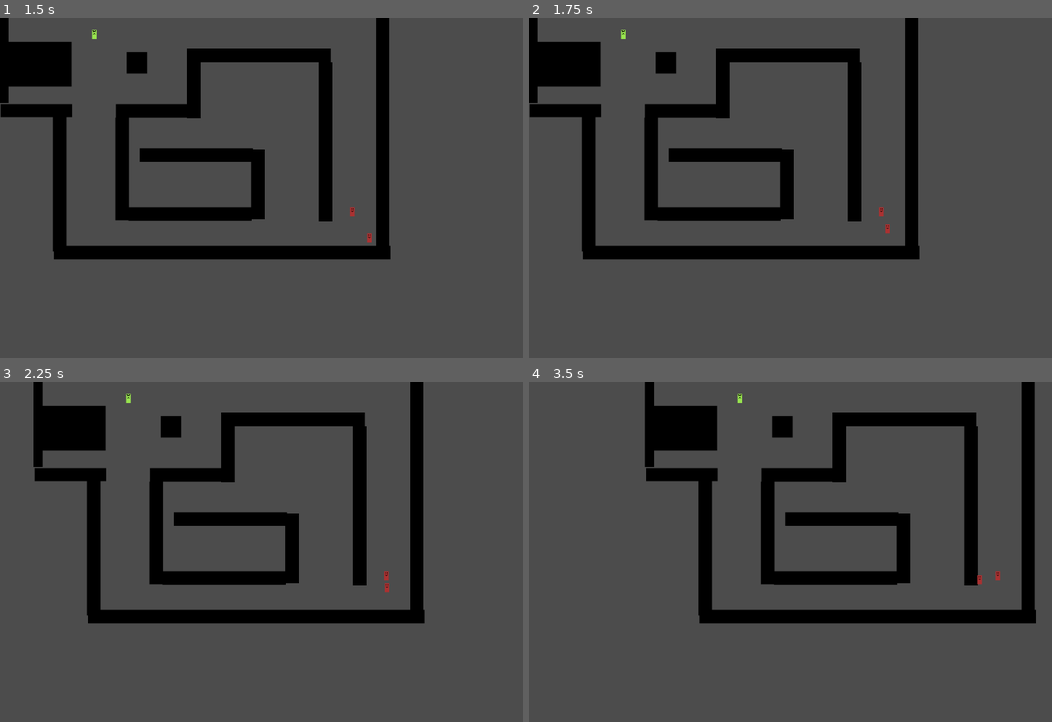
Above: before the commit, frames 1-4 (two rows, left to right).
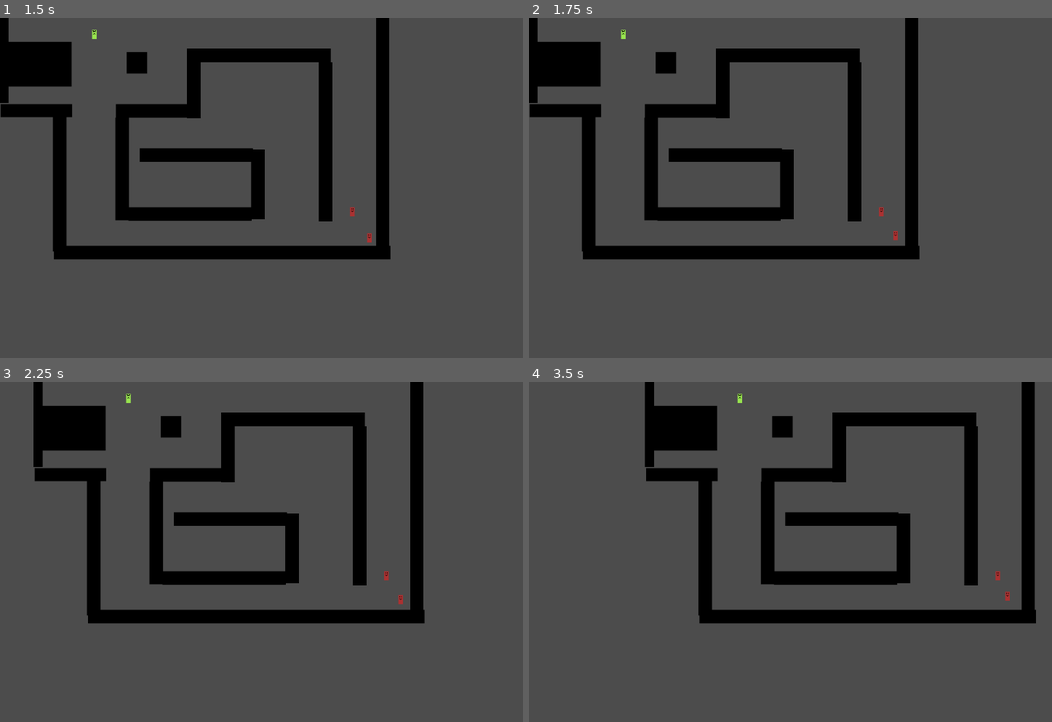
Above: after the commit, the same moments.

Repository: bbenefield89/Godot_cRPG
Game: Godot game, scene res://World.tscn
The game is run twice, just before and just after one commit, with the same random seed, the same clock (stepped at 60 frames per second) and the same inputs.
Inputs (mouse positions are in pixels of both pictures, inside the frame that each line leads up to):
- Up to frame 1 (1.5 s): tap Enter at 0.5 s; move the mouse to (371, 249) at 0.52 s; tap X (stop_actor_actions) at 0.6 s; click (371, 249) at 0.67 s; tap Space at 1.25 s; move the mouse to (350, 222) at 1.27 s; tap S (camera_down) at 1.35 s; click (350, 222) at 1.42 s
- Up to frame 2 (1.75 s): tap X (stop_actor_actions) at 1.55 s
- Up to frame 3 (2.25 s): move the mouse to (94, 399) at 2.02 s; hold A (camera_left) from 2.03 s (still down); click (94, 399) at 2.17 s
- Up to frame 4 (3.5 s): tap X (stop_actor_actions) at 2.3, 3.05 s; move the mouse to (790, 620) at 2.77 s; release A (camera_left) at 2.78 s; tap D (camera_right) at 2.85 s; click (790, 620) at 2.92 s

Frame 1 is identical in both runs. In frame 2, less than 0.1% of the frame differs, in the area x 68-71%, y 60-66%; in frame 3, less than 0.1%; in frame 4, less than 0.1%, in the area x 85-92%, y 56-65%.

Commit message:
Pressing "x" key now stops all selected actors actions

Diff:
--- a/Characters/ActorsContainer.gd
+++ b/Characters/ActorsContainer.gd
@@ -32,6 +32,10 @@
 			emit_signal("open_esc_menu")
 		else:
 			actors_selected.clear()
+	elif Input.is_action_just_pressed("stop_actor_actions"):
+		for actor in actors_selected:
+			actor.set_path(PoolVector2Array())
+			actor.set_current_target(null)
 
 
 func handle_key_input_select_actor(num_key_value: int) -> void:
@@ -73,7 +77,7 @@
 
 func set_selected_actors_target(value: KinematicBody2D) -> void:
 	for actor in actors_selected:
-		actor.set_targeted_enemy(value)
+		actor.set_current_target(value)
 
 
 func set_is_selecting_actor(value: bool) -> void:
--- a/Characters/PlayerCharacter/PlayerCharacter.gd
+++ b/Characters/PlayerCharacter/PlayerCharacter.gd
@@ -6,7 +6,7 @@
 var Navigation2d := Navigation2D.new() setget set_navigation2d
 var MainCamera := Camera2D.new() setget set_main_camera
 var ActorsContainer := Node2D.new() setget set_actors_container
-var targeted_enemy := KinematicBody2D.new() setget set_targeted_enemy
+var current_target = null setget set_current_target
 
 onready var stats := $Stats
 onready var hitbox := $HitBox
@@ -77,12 +77,12 @@
 	ActorsContainer = value
 
 
-func set_targeted_enemy(value: KinematicBody2D) -> void:
-	print("Start timer")
-	UpdatePathToEnemyTimer.start(update_path_to_enemy_cd)
-	targeted_enemy = value
+func set_current_target(value) -> void:
+	if value != null:
+		UpdatePathToEnemyTimer.start(update_path_to_enemy_cd)
+	current_target = value
 
 
 func _on_UpdatePathToEnemyTimer_timeout():
-	print("Update Path")
-	handle_lmb_click(targeted_enemy)
+	if current_target != null:
+		handle_lmb_click(current_target)
